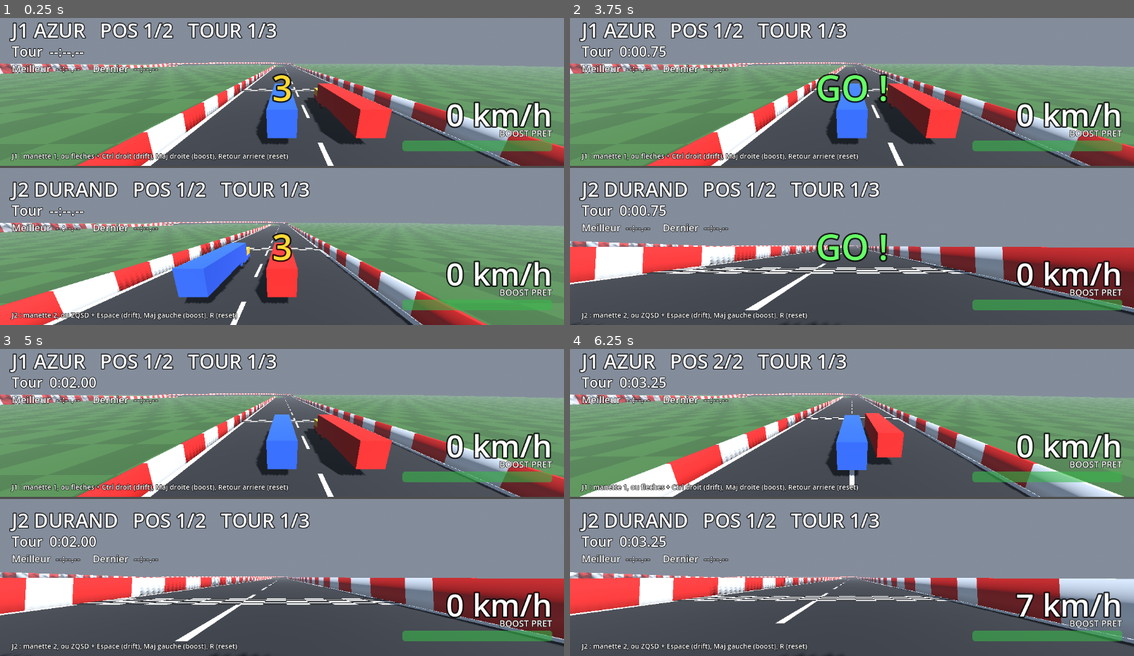
Above: before the commit, frames 1-4 (two rows, left to right).
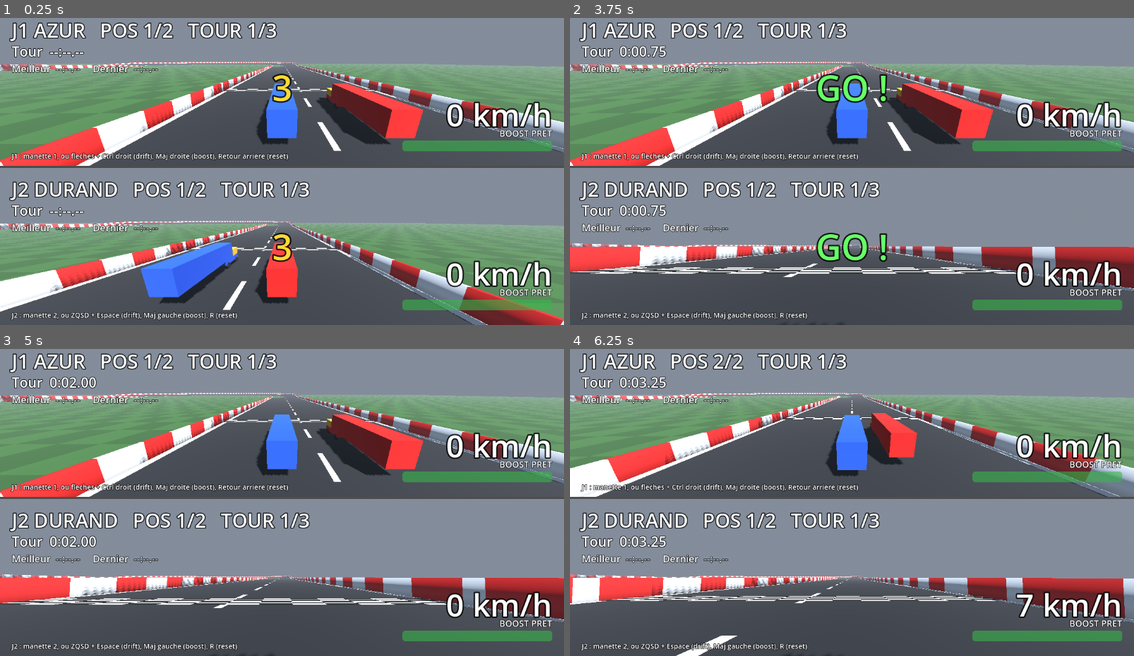
Above: after the commit, the same moments.

Repository: Shoz567/course-camions
Game: Godot game, scene res://dev/race_2p.tscn
Two runs of this game, one before a commit and one after it. Both use one fixed random seed, a clock stepped at 60 frames per second and the inputs below.
Inputs (mouse positions are in pixels of both pictures, inside the frame that each line leads up to):
- Up to frame 1 (0.25 s): no input
- Up to frame 2 (3.75 s): tap Enter at 0.5, 0.6, 2.75 s; move the mouse to (976, 150) at 0.52 s; hold D 0.53-1.25 s; click (976, 150) at 0.67 s; tap Space at 0.77, 1.25 s; drag from (739, 183) to (823, 229) at 1.27 s; move the mouse to (908, 97) at 2.02 s; hold D 2.03-2.75 s; tap Shift at 2.1 s; drag from (823, 229) to (682, 119) at 2.77 s; move the mouse to (1021, 214) at 3.52 s; hold A from 3.53 s (still down); tap C at 3.6 s
- Up to frame 3 (5 s): tap Space at 3.77 s; release A at 4.25 s; drag from (112, 450) to (197, 419) at 4.27 s
- Up to frame 4 (6.25 s): move the mouse to (880, 499) at 5.02 s; hold S 5.03-5.75 s; tap Backspace at 5.1 s; click (880, 499) at 5.17 s; drag from (767, 419) to (739, 514) at 5.77 s

The runs differ from the first frame. In frame 1, 24% of the frame differs, in the area x 0-100%, y 14-100%; in frame 2, 18%; in frame 3, 19%; in frame 4, 18%.

Commit message:
piste: elargit la piste n°1 a 50 m et etale la grille de 4
Piste mega-large (decision du 2026-09-29) : 50 m de large, rayons de 120
a 160 m (grand virage R 160, S R 140 +/-40 deg, chicane R 120 +/-45 deg,
epingle R 140). 2 821 m, droites auto 49,8 m et 714,9 m. Grille de 4 de
front : +/-6 m au centre, +/-18 m a l'exterieur. Tremplin deplace a 120 m
dans la ligne droite, ligne alternative a 8 m du centre : plus aucun
contact avec les murs au tour de reference (84,1 s, 60-90 s attendus).

METRICS §4 mis a jour (largeur, rayons, grille).

Co-Authored-By: Claude Opus 5.5 <noreply@anthropic.com>

Diff:
--- a/game/tracks/track_01_blockout.tscn
+++ b/game/tracks/track_01_blockout.tscn
@@ -12,7 +12,7 @@
 "angle": 180.0,
 "bank": 10.0,
 "name": "Grand virage releve",
-"radius": 120.0,
+"radius": 160.0,
 "type": "arc"
 }, {
 "climb": 6.0,
@@ -23,12 +23,12 @@
 "angle": -40.0,
 "bank": 6.0,
 "name": "S en devers inverse (droite)",
-"radius": 120.0,
+"radius": 140.0,
 "type": "arc"
 }, {
 "angle": 40.0,
 "name": "S (gauche)",
-"radius": 120.0,
+"radius": 140.0,
 "type": "arc"
 }, {
 "length": 80.0,
@@ -38,7 +38,7 @@
 "angle": 45.0,
 "climb": -3.0,
 "name": "Chicane gauche (descente)",
-"radius": 110.0,
+"radius": 120.0,
 "type": "arc"
 }, {
 "auto": true,
@@ -48,31 +48,31 @@
 "angle": -45.0,
 "climb": -3.0,
 "name": "Chicane droite (descente)",
-"radius": 110.0,
+"radius": 120.0,
 "type": "arc"
 }, {
-"jump": 80.0,
+"jump": 120.0,
 "length": 250.0,
-"line": 10.0,
+"line": 8.0,
 "name": "Ligne droite du tremplin (cote droit)",
 "type": "straight"
 }, {
 "angle": 180.0,
 "bank": 14.0,
 "name": "Epingle relevee (drift)",
-"radius": 100.0,
+"radius": 140.0,
 "type": "arc"
 }, {
 "auto": true,
 "name": "Ligne droite des stands (longueur calculee)",
 "type": "straight"
 }])
-width = 35.0
+width = 50.0
 wall_height = 2.8
 wall_friction = 0.5
 jump_length = 14.0
 jump_angle_deg = 7.0
-jump_width = 10.0
-jump_offset = 10.0
+jump_width = 14.0
+jump_offset = 8.0
 grid_row_spacing = 20.0
-grid_lateral = PackedFloat32Array(-4.5, 4.5, -13.5, 13.5)
+grid_lateral = PackedFloat32Array(-6, 6, -18, 18)
Not shown, changed: docs/METRICS.md
